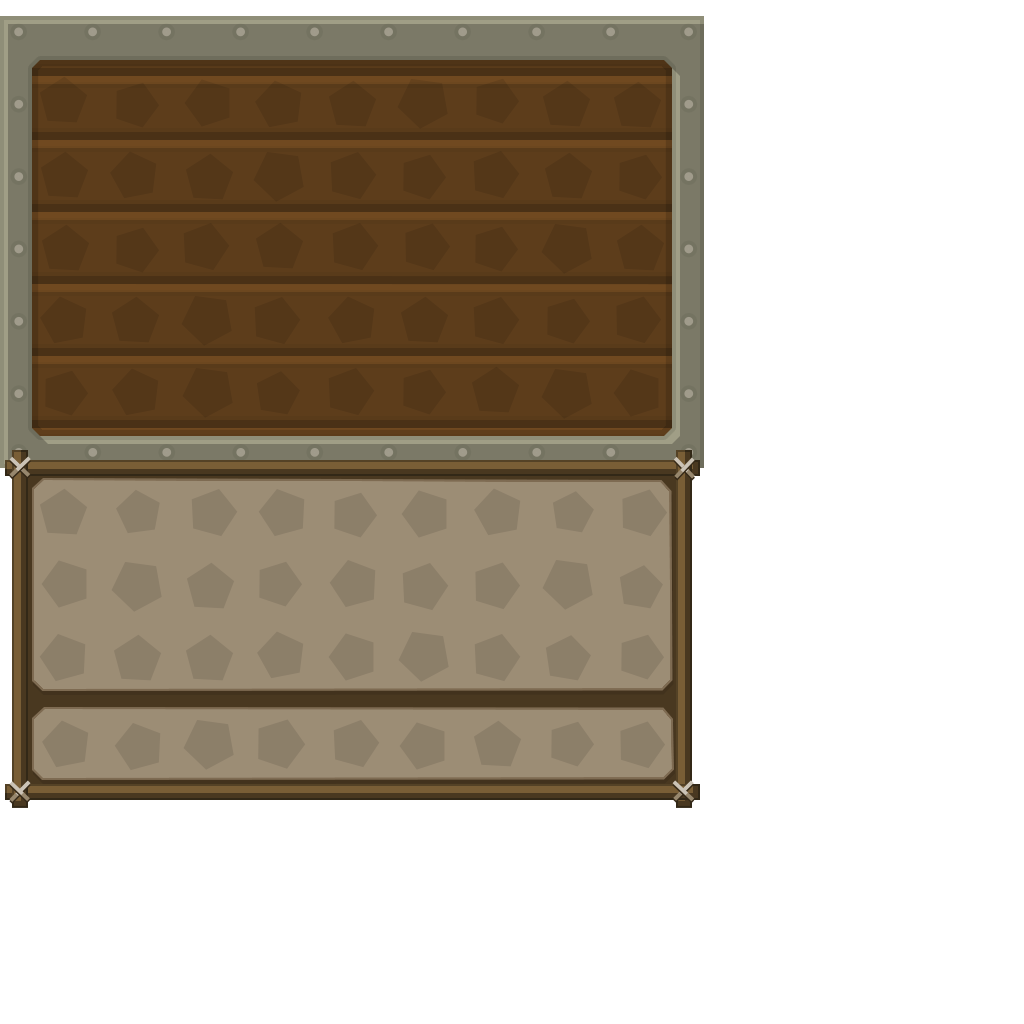
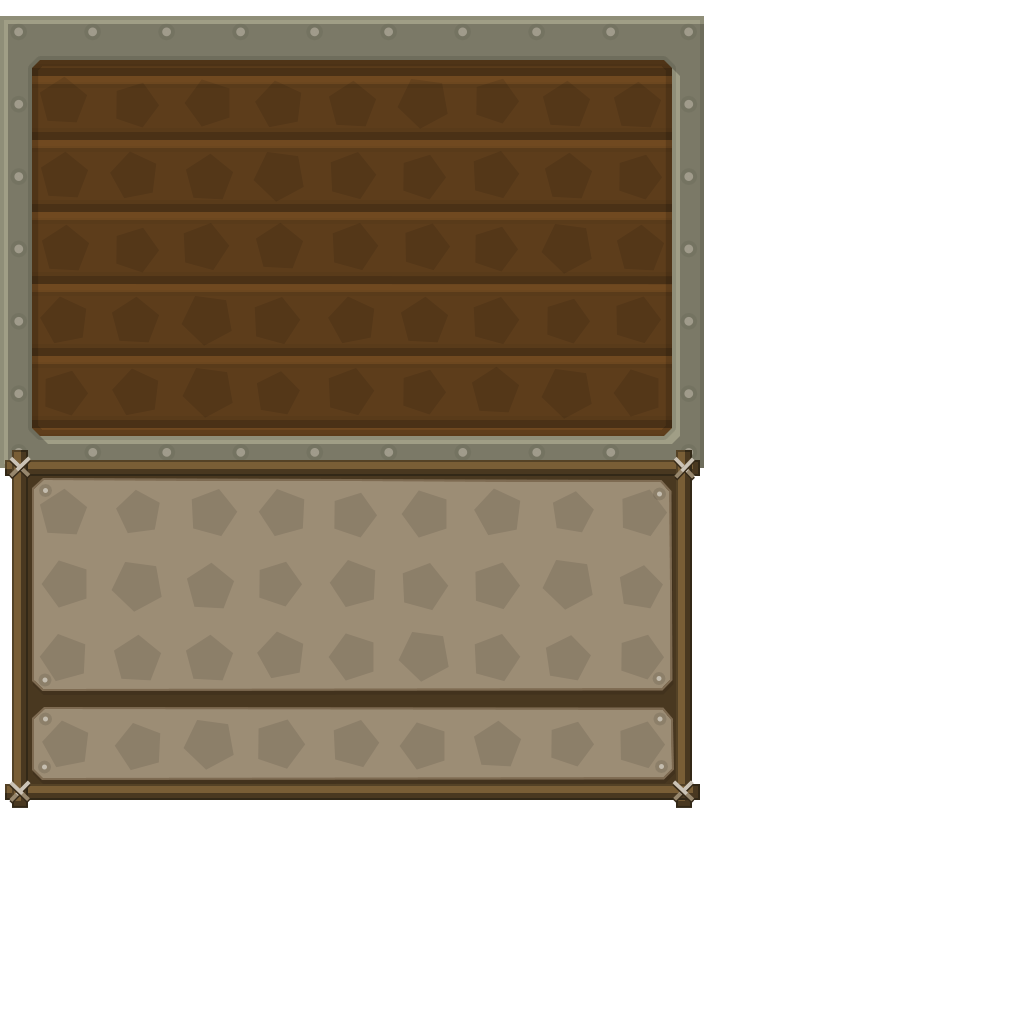
Revision of a layered 1024 × 1024 image; what changed, layer by layer:
added layer "Forme 21" in group "inventaire" over [left=42, top=488, right=664, bottom=770]
painted on "Forme 20", unmasked it over [left=39, top=484, right=668, bottom=771]
painted on "Forme 19", unmasked it over [left=38, top=484, right=668, bottom=774]
unmasked "Forme 14" over [left=38, top=484, right=668, bottom=774]
